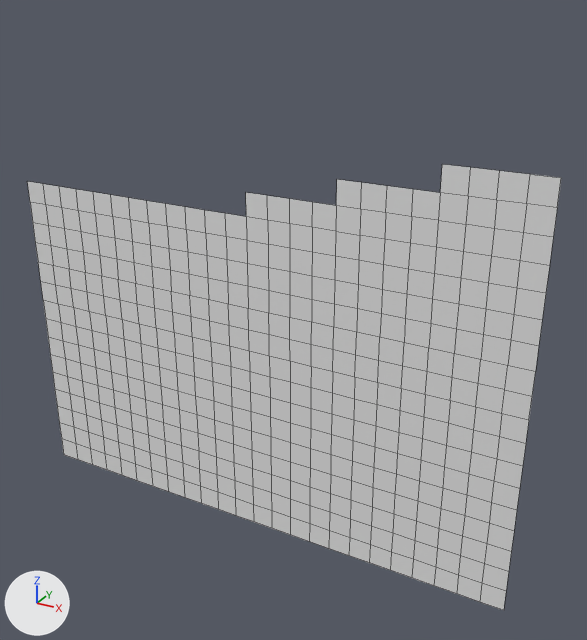
One commit to the OBJ model MardukGame/Assets/Tiled2Unity/Meshes/levelChunk6.obj: the scene before it, then after it.
Before and after are seen from a 50 mm lens placed at (-3910.0, -1715.0, -939.0), pointed at (-4880.0, 48.0, -1820.0). Arrows for +X, +Y and +Z are at lower left; the lights stay in place. Mesh edges are drawn as thin lines. Where no turn or scale is listed for an object, it has been applied to the vertices.

Script lines for the objects in view, before the commit:
```python
me_levelchunk6 = bpy.data.meshes.new('levelChunk6')
me_levelchunk6.from_pydata(...)  # 427 vertices, 384 faces; spans x -5760.0..-4224.0, y 0.0, z -2496.0..-1344.0
ob_levelchunk6 = bpy.data.objects.new('levelChunk6', me_levelchunk6)
ob_levelchunk6.location = (0.0, 0.0, 0.0)
```
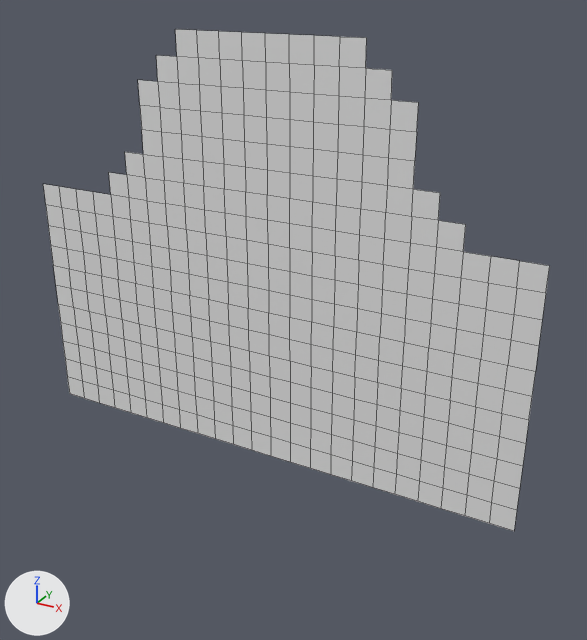
Where the change shows, as pixel boxes (x1, y1, x2, y2) in the pictures (587 x 640 px):
'levelChunk6', reshaped (13% taller): before (27, 164, 561, 610); after (43, 29, 550, 531)
part 1 of me_levelchunk6, built on: before (438, 164, 561, 266); after (109, 29, 418, 217)
part 2 of me_levelchunk6, deleted: before (27, 181, 514, 610)

The change, as a list of edits to the scene's bpy script:
```text
Change me_levelchunk6:
    used by ob_levelchunk6; location = (0.0, 0.0, 0.0)
    remove me_levelchunk6.from_pydata(...)  # 427 vertices, 384 faces; spans x -5760.0..-4224.0, y 0.0, z -2496.0..-1344.0
    add me_levelchunk6.from_pydata(...)  # 379 vertices, 337 faces; spans x -5696.0..-4224.0, y 0.0, z -2240.0..-1088.0
    me_levelchunk6 part 1
    12 vertices are removed from x -4480.0..-4224.0, y 0.0, z -1472.0..-1344.0
    11 faces are deleted
    3 vertices are added at (-5056.0, 0.0, -1088.0), (-5120.0, 0.0, -1088.0), (-5184.0, 0.0, -1088.0)
    15 new vertices lie (0.0, 0.0, 64.0) away from vertices in x -5440.0..-4544.0, y 0.0, z -1536.0..-1408.0
    14 new vertices lie (0.0, 0.0, 64.0) away from vertices in x -5376.0..-4544.0, y 0.0, z -1472.0..-1344.0
    13 new vertices lie (0.0, 0.0, 64.0) away from vertices in x -5312.0..-4544.0, y 0.0, z -1408.0..-1280.0
    12 new vertices lie (0.0, 0.0, 64.0) away from vertices in x -5312.0..-4608.0, y 0.0, z -1344.0..-1216.0
    11 new vertices lie (0.0, 0.0, 64.0) away from vertices in x -5312.0..-4672.0, y 0.0, z -1280.0..-1152.0
    8 new vertices lie (0.0, 0.0, 64.0) away from vertices in x -5248.0..-4800.0, y 0.0, z -1216.0..-1152.0
    71 new faces join them
    me_levelchunk6 part 2
    112 vertices are removed from x -5760.0..-4224.0, y 0.0, z -2496.0..-1536.0
    107 faces are deleted
```
